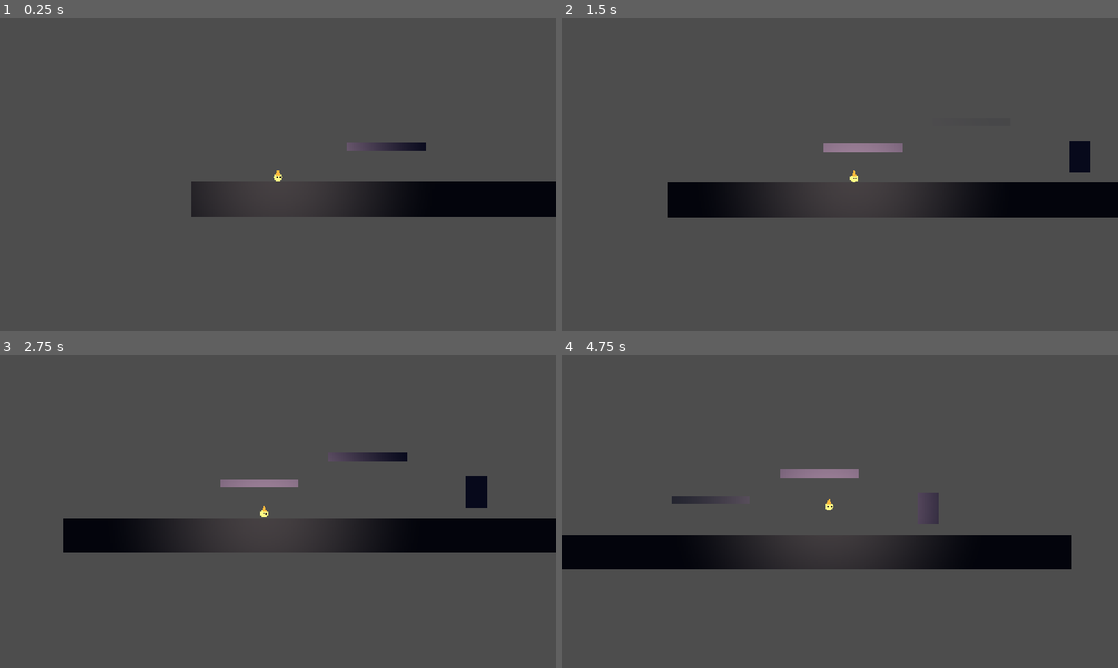
Above: before the commit, frames 1-4 (two rows, left to right).
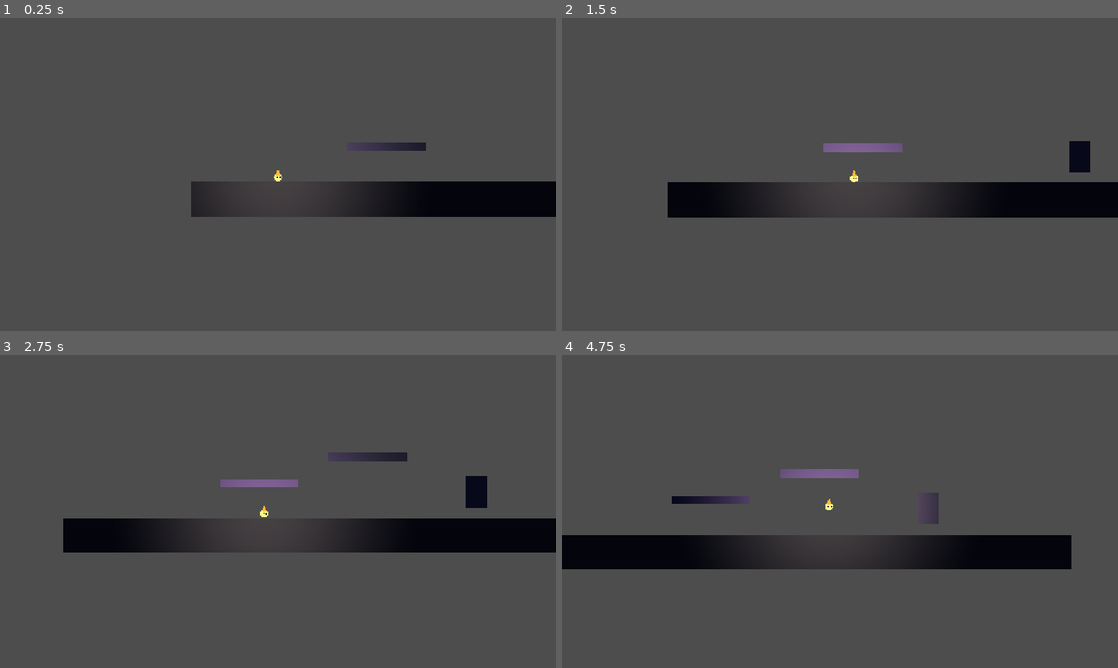
Above: after the commit, the same moments.

Repository: abinraj-vonnue/lumen-the-last-wick
Game: Godot game, scene res://scenes/levels/test_level.tscn
Same seed, same stepped clock (60 frames per second), same inputs: the game is played once before the commit and once after it. The project has no main scene, so this scene is started directly.
Inputs:
- Up to frame 1 (0.25 s): no input
- Up to frame 2 (1.5 s): tap Enter at 0.5 s; hold D (move_right) from 0.53 s (still down); tap Space (jump) at 0.77 s
- Up to frame 3 (2.75 s): tap Space (jump) at 1.52 s; release D (move_right) at 2.03 s; hold A (move_left) from 2.03 s (still down)
- Up to frame 4 (4.75 s): release A (move_left) at 2.78 s; hold D (move_right) 2.78-4.28 s; tap Space (jump) at 3.02, 3.77, 4.52 s; hold A (move_left) from 4.28 s (still down)

The runs differ from the first frame. In frame 1, less than 0.1% of the frame differs, in the area x 62-64%, y 39-43%; in frame 2, 0.3%; in frame 3, 0.3%; in frame 4, 0.5%, in the area x 19-54%, y 36-48%.

Commit message:
fix: stabilize light platform activation

Diff:
--- a/scripts/light_platform.gd
+++ b/scripts/light_platform.gd
@@ -1,41 +1,80 @@
+
 extends StaticBody2D
 
 @export var light_source_path: NodePath
 @export var required_light_distance: float = 300.0
+@export var deactivation_distance: float = 330.0
 @export var fade_speed: float = 5.0
+
+@export var inactive_color: Color = Color("#7774B8")
+@export var active_color: Color = Color("#D6C8FF")
 
 @onready var visual: Polygon2D = $Visual
 @onready var platform_collision: CollisionShape2D = $CollisionShape2D
 
 var _is_active: bool = false
-var _fade_target: float = 0.0
+var _light_source: Node2D
+var _ray_query: PhysicsRayQueryParameters2D
 
 
 func _ready() -> void:
 	_is_active = false
+	visual.visible = true
+	visual.modulate = inactive_color
 	visual.modulate.a = 0.0
-	visual.visible = true
 	platform_collision.set_deferred("disabled", true)
+	_light_source = get_node_or_null(light_source_path) as Node2D
+	var excluded: Array[RID] = [get_rid()]
+	var owner_node: Node = _light_source
+	while owner_node != null:
+		if owner_node is CollisionObject2D:
+			excluded.append((owner_node as CollisionObject2D).get_rid())
+		owner_node = owner_node.get_parent()
+	_ray_query = PhysicsRayQueryParameters2D.create(global_position, global_position)
+	_ray_query.exclude = excluded
+	_ray_query.collide_with_bodies = true
+	_ray_query.collide_with_areas = false
 
 
 func _physics_process(delta: float) -> void:
-	var light_source := get_node_or_null(light_source_path) as Node2D
+	var should_activate := false
 
-	if light_source == null:
-		_set_active(false)
-	else:
-		var distance := global_position.distance_to(
-			light_source.global_position
-		)
-		_set_active(distance <= required_light_distance)
+	if is_instance_valid(_light_source):
+		var distance := _light_source.global_position.distance_to(_closest_platform_point())
+		var limit := deactivation_distance if _is_active else required_light_distance
+		if distance <= limit:
+			should_activate = _has_clear_line_of_sight(_light_source)
 
+	_set_active(should_activate)
+
+	var target_color := active_color if _is_active else inactive_color
 	var target_alpha := 1.0 if _is_active else 0.0
-	visual.modulate.a = move_toward(
-		visual.modulate.a,
-		target_alpha,
-		fade_speed * delta
+
+	visual.modulate = visual.modulate.lerp(
+		Color(target_color, target_alpha),
+		minf(fade_speed * delta, 1.0)
 	)
 
+func _closest_platform_point() -> Vector2:
+	var rectangle := platform_collision.shape as RectangleShape2D
+	if rectangle == null:
+		return global_position
+	var half_size := rectangle.size * 0.5
+	var local_point := platform_collision.to_local(_light_source.global_position)
+	local_point.x = clampf(local_point.x, -half_size.x, half_size.x)
+	local_point.y = clampf(local_point.y, -half_size.y, half_size.y)
+	return platform_collision.to_global(local_point)
+
+
+func _has_clear_line_of_sight(light_source: Node2D) -> bool:
+	var world := get_world_2d()
+	if world == null:
+		return false
+
+	_ray_query.from = light_source.global_position
+	_ray_query.to = _closest_platform_point()
+	var hit := world.direct_space_state.intersect_ray(_ray_query)
+	return hit.is_empty()
 
 func _set_active(active: bool) -> void:
 	if _is_active == active:
